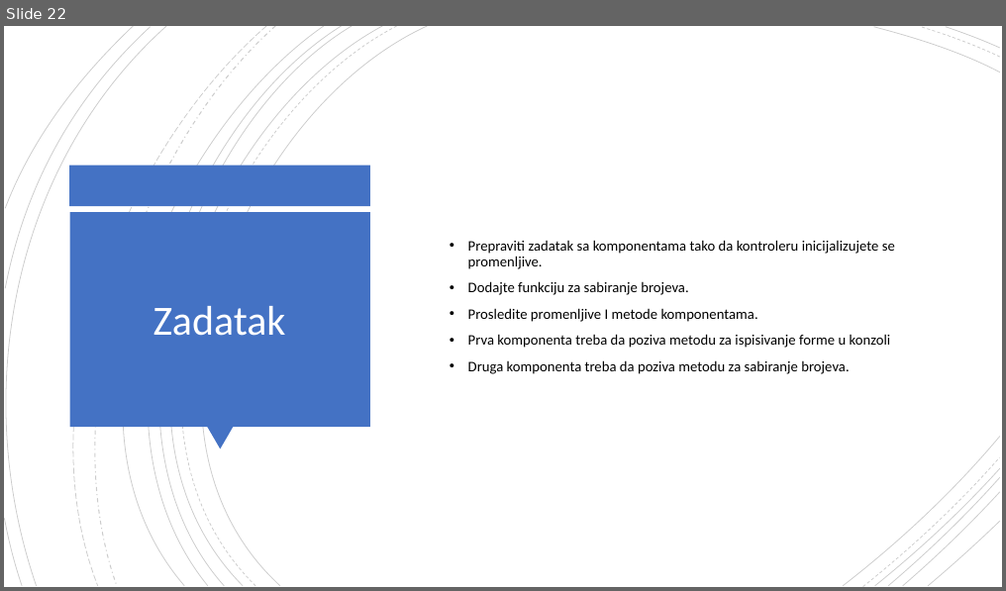
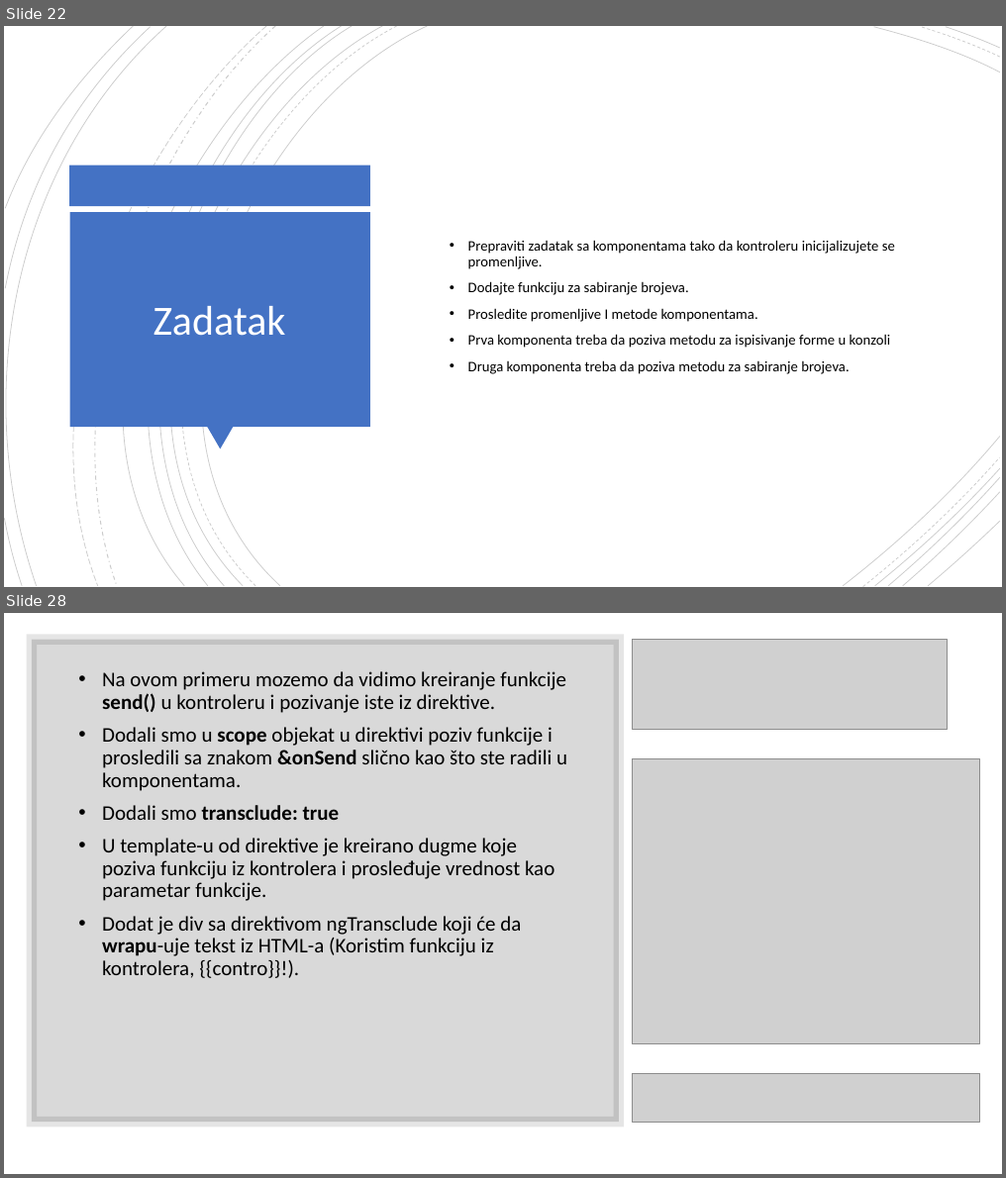
Before and after one commit to daniloMogin/kurs, a slide deck: AngularJS.pptx. Shown one above the other, each under a label of ours: slide 22 before the commit, slides 22 and 28 after it; the slides between them are not shown. The pictures are 1006x591 and 1006x1178 pixels, drawn with LibreOffice and Linux fonts; fonts in the diff are those of the drawing; grey boxes stand for pictures. Boxes give left, top, right and bottom in pixels: in the first picture for what was removed or moved away, otherwise in the second. Text is boxed around its words. In the diff, an @@ line names an element or a change of style, - is before the commit and + after.

```diff
--- a/AngularJS.pptx
+++ b/AngularJS.pptx
@@ slide 28 added at box(4, 613, 1002, 1174), background #FFFFFF @@
@@ rectangle added at box(32, 639, 620, 1122), fill #000000 at 15% opacity, outline #000000 10 pt @@
@@ picture added at box(633, 639, 948, 729) @@
@@ text added at box(102, 671, 567, 978), 20 pt, text #000000 @@
+• Na ovom primeru mozemo da vidimo kreiranje funkcije send() u kontroleru i pozivanje iste iz direktive.
+• Dodali smo u scope objekat u direktivi poziv funkcije i prosledili sa znakom &onSend slično kao što ste radili u komponentama.
+• Dodali smo transclude: true
+• U template-u od direktive je kreirano dugme koje poziva funkciju iz kontrolera i prosleđuje vrednost kao parametar funkcije.
+• Dodat je div sa direktivom ngTransclude koji će da wrapu-uje tekst iz HTML-a (Koristim funkciju iz kontrolera, {{contro}}!).
@@ picture added at box(633, 759, 981, 1045) @@
@@ picture added at box(633, 1073, 981, 1122) @@
```
Also in this commit, not shown: 1 slide changed, 6 other slides added, 38 other files.
